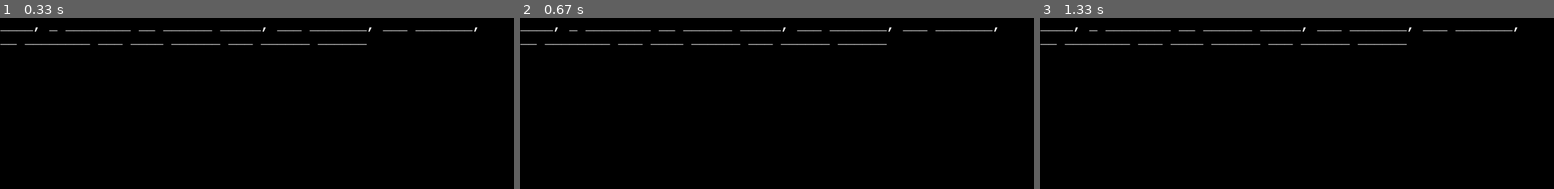
Above: before the commit, frames 1-3 (left to right).
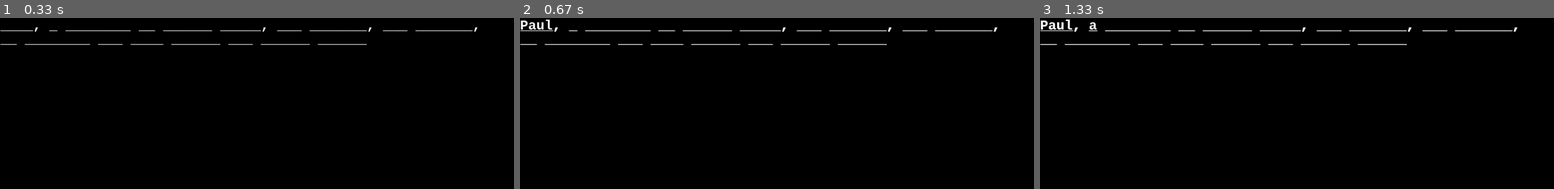
Above: after the commit, the same moments.

Repository: dabrygo/bmc
Game: pygame game, started from src/Bmc.py
The game is run twice, just before and just after one commit, with the same random seed, the same clock (stepped at 60 frames per second) and the same inputs.
Inputs:
- Up to frame 1 (0.33 s): no input
- Up to frame 2 (0.67 s): hold P from 0.33 s (still down)
- Up to frame 3 (1.33 s): release P at 0.8 s; tap A at 0.83 s

Frame 1 is identical in both runs. In frame 2, 0.6% of the frame differs, in the area x 0-93%, y 0-16%; in frame 3, 0.7%.

Commit message:
Reveal words

Diff:
--- a/src/Bmc.py
+++ b/src/Bmc.py
@@ -5,6 +5,7 @@
 
 import Color
 import Display
+import Decoding
 import Encoding
 
 # Changeable Properties
@@ -26,6 +27,7 @@
 
 encoding = Encoding.Blank.hangman(verse)
 encoded = encoding.encoded()
+starts = encoding.starts()
 lines = wrapper.wrap(encoded)
 for i, line in enumerate(lines):
   x = 0
@@ -66,8 +68,10 @@
 
 tokens = encoding.tokens()
 token = tokens.pop(0)
+start = starts.pop(0)
 letter = token[0].lower()
 expected_key = keys[letter]
+decoding = Decoding.Decoding(verse, encoding)
 print(token, letter, expected_key)
 while True:
   for event in pygame.event.get():
@@ -79,7 +83,16 @@
       if pressed[expected_key]:
         token = tokens.pop(0)
         letter = token[0].lower()
+        start = starts.pop(0)
         expected_key = keys[letter]
-        print(token, letter, expected_key)
+        print(token, start, letter, expected_key)
+        revealed = decoding.reveal()
+        lines = wrapper.wrap(revealed)
+        print(lines)
+        for i, line in enumerate(lines):
+          x = 0
+          y = i * font_size
+          textbox = Display.TextBox.default(line, text_color, x, y)
+          screen.add(textbox)
 
     screen.refresh()
--- /dev/null
+++ b/src/Decoding.py
@@ -0,0 +1,35 @@
+import unittest
+
+import Encoding
+
+class Decoding:
+  def __init__(self, text, encoding):
+    self._text = text
+    self._encoding = encoding
+    self._index = 0
+
+  def reveal(self):
+    indices = self._encoding.starts()
+    index = indices[self._index]
+    tokens = self._encoding.tokens()
+    token = tokens[self._index]
+    word = index + len(token)
+    shown = self._text[:word]
+    encoded = self._encoding.encoded()
+    hidden = encoded[word:]
+    self._index += 1
+    return shown + hidden
+
+
+class TestDecoding(unittest.TestCase):
+  def test(self):
+    text = "Paul, a prisoner"
+    encoding = Encoding.Blank.hangman(text)
+    self.assertEqual("____, _ ________", encoding.encoded())
+    decoding = Decoding(text, encoding)
+    revealed = decoding.reveal()
+    self.assertEqual("Paul, _ ________", revealed)
+
+
+if __name__ == '__main__':
+  unittest.main()
--- a/src/Display.py
+++ b/src/Display.py
@@ -31,7 +31,7 @@
 
 
 # TODO Use ABC on Blittable and make TextBox a subclass
-class Blittable(abc.ABC):
+class BlittableText(abc.ABC):
   @abc.abstractmethod
   def surface(self):
     pass
@@ -41,7 +41,7 @@
     pass
 
 
-class TextBox(Blittable):
+class TextBox(BlittableText):
   def __init__(self, surface, rectangle):
     self._surface = surface
     self._rectangle = rectangle
--- a/src/Encoding.py
+++ b/src/Encoding.py
@@ -3,16 +3,32 @@
 import re
 
 class Encoding(abc.ABC):
-  def __init__(self, text):
-    self.text = text
-
   @abc.abstractmethod
   def tokens(self):
     pass
 
   @abc.abstractmethod
+  def starts(self):
+    pass
+
+  @abc.abstractmethod
   def encoded(self):
     pass
+
+
+class Fake(Encoding):
+  def __init__(self, text, character="*"):
+    self._text = text
+    self._character = character
+
+  def tokens(self):
+    pass
+
+  def starts(self):
+    pass
+
+  def encoded(self):
+    return self._character * len(self._text)
 
 
 class Blank(Encoding):
@@ -33,6 +49,11 @@
     regex = r'\w+'
     return re.finditer(regex, self._text)
 
+  def starts(self):
+    matches = self._matches()
+    starts = [match.start() for match in matches]
+    return starts
+
   def encoded(self):
     start = 0
     obscured = ""
